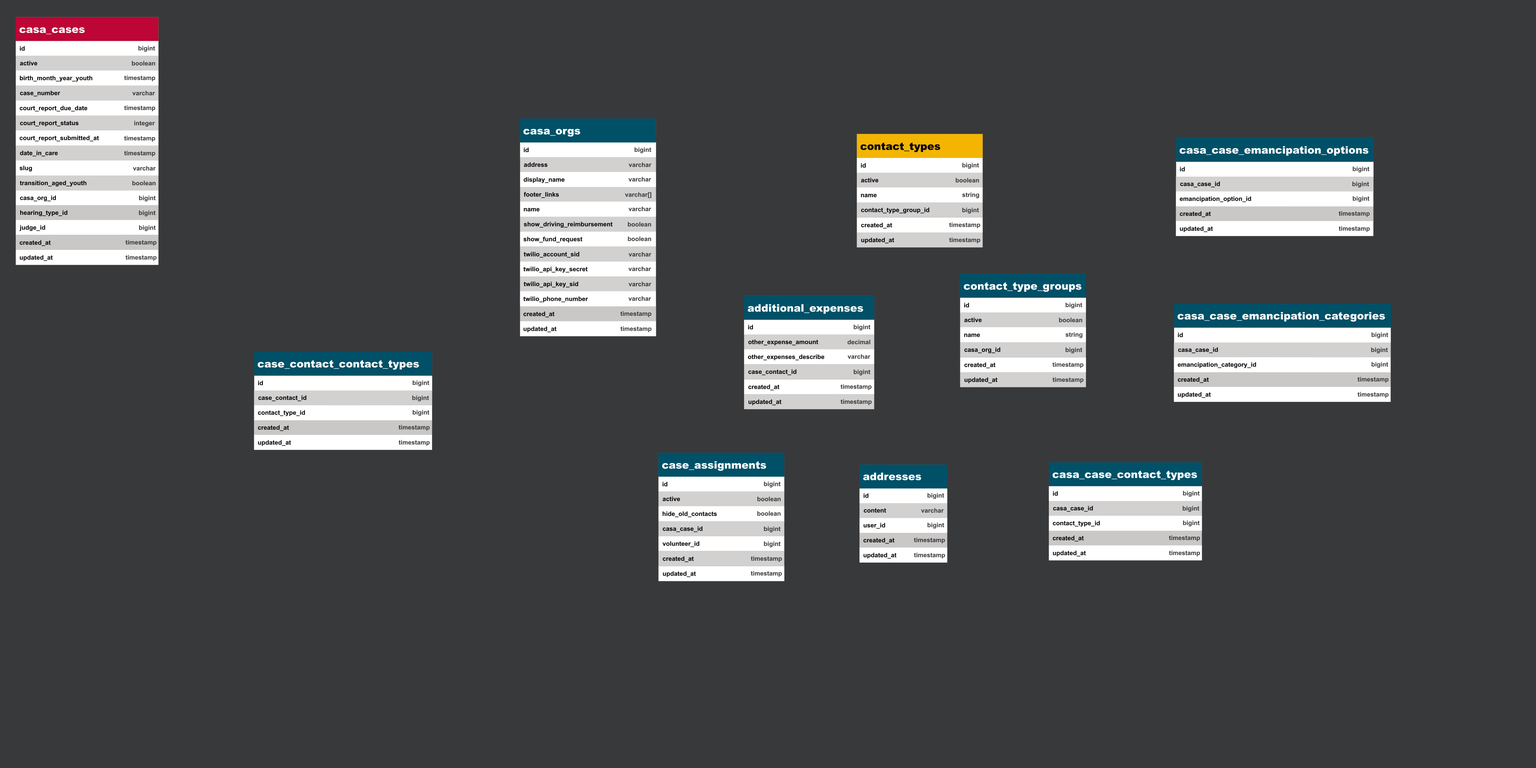
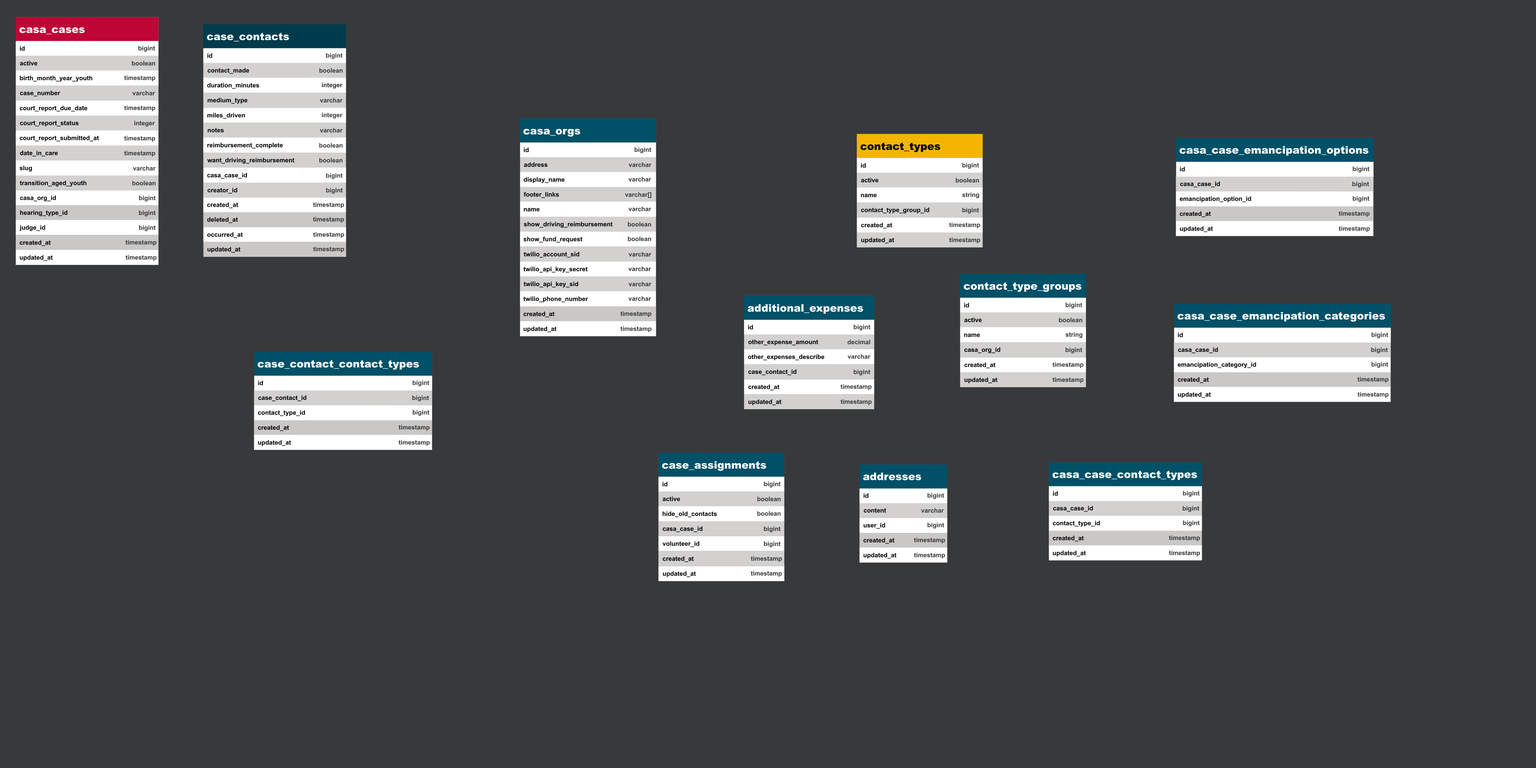
Revision of a layered 1536×768 image; what changed, layer by layer:
pixels changed over [203,23,347,257] (layer not identified)
